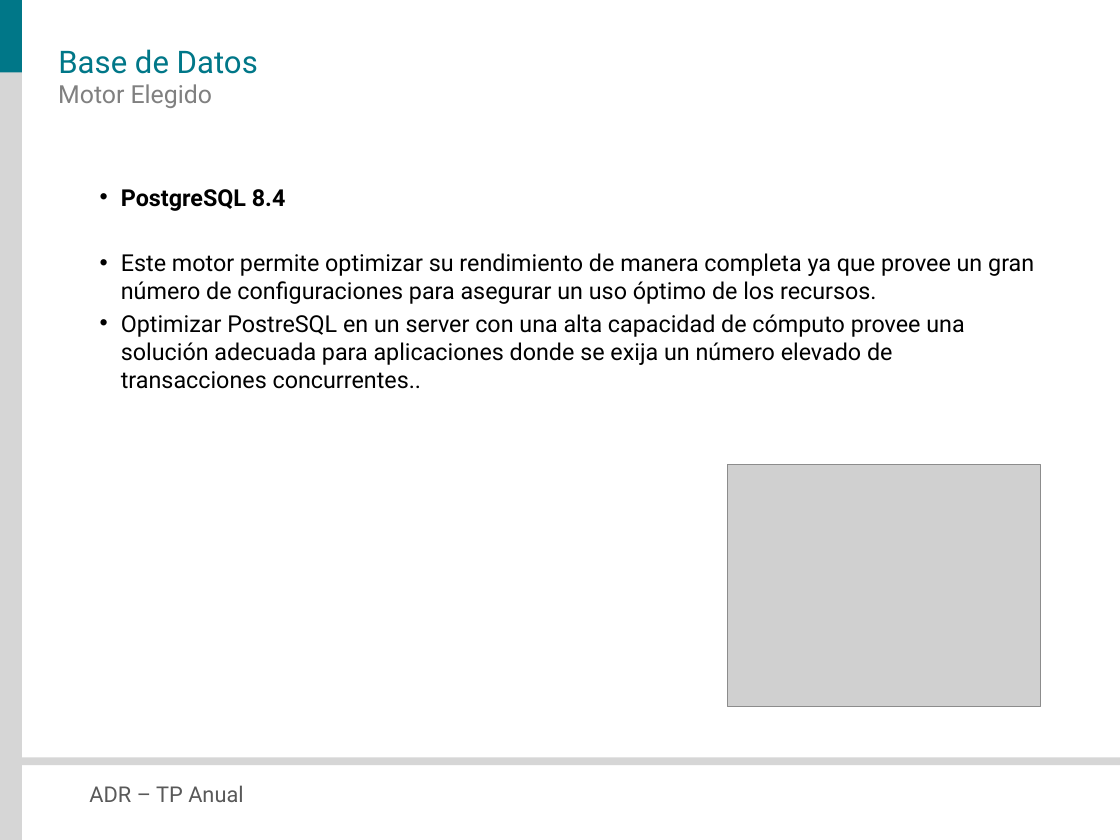
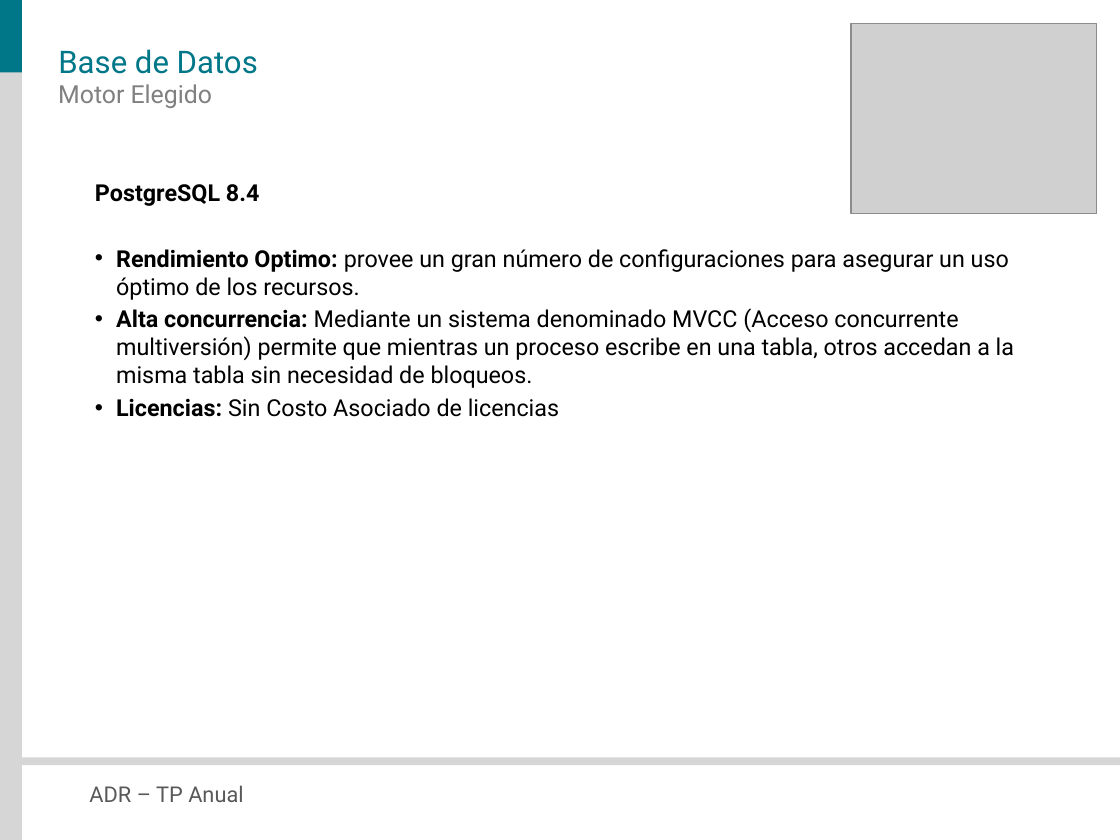
Before and after one commit to veritoreinoso/adr-2010, a slide deck: slide 7 of Presentacion.pptx. Drawn at 1120x840 pixels with LibreOffice and Linux fonts; fonts in the diff are those of the drawing; grey boxes stand for pictures. Boxes give left, top, right and bottom in pixels: in the first picture for what was removed or moved away, otherwise in the second. Text is boxed around its words. In the diff, an @@ line names an element or a change of style, - is before the commit and + after.

```diff
--- a/Presentacion.pptx
+++ b/Presentacion.pptx
@@ picture: place and size @@
-picture at (728, 464, 1040, 707)
+picture at (851, 24, 1096, 214)
@@ text at (95, 184, 260, 206): bullet • to none @@
@@ text at (116, 249, 1014, 417): text changed @@
-• Este motor permite optimizar su rendimiento de manera completa ya que provee un gran número de configuraciones para asegurar un uso óptimo de los recursos.
-• Optimizar PostreSQL en un server con una alta capacidad de cómputo provee una solución adecuada para aplicaciones donde se exija un número elevado de transacciones concurrentes..
+• Rendimiento Optimo: provee un gran número de configuraciones para asegurar un uso óptimo de los recursos.
+• Alta concurrencia: Mediante un sistema denominado MVCC (Acceso concurrente multiversión) permite que mientras un proceso escribe en una tabla, otros accedan a la misma tabla sin necesidad de bloqueos.
+• Licencias: Sin Costo Asociado de licencias
```
Also in this commit, not shown: 9 other slides changed, 1 other file.
